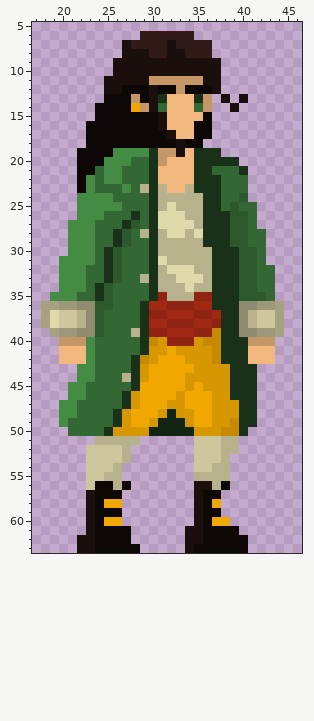
One commit to this pixel-art sprite: assets/characters/player/idle animation/jacques idle5.png. Above, as it was before the edit.
The file is 64x64 pixels. Shown: x 17..46, y 5..63.
New version:
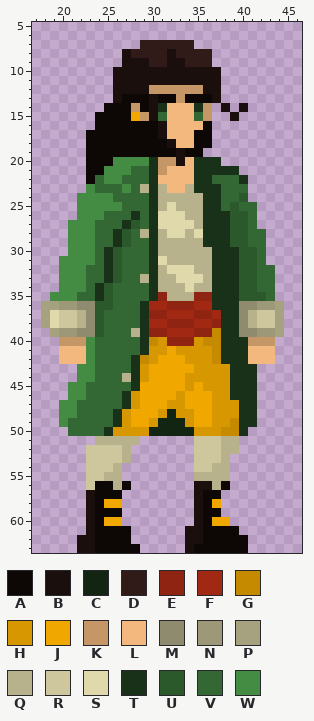
Palette (. is transparent): A #0d0706  B #1b0f0d  C #122412  D #311b19  E #8f2412  F #a12914  G #c58a00  H #d79700  J #f0a800  K #c59666  L #f2b87e  M #8f8b6e  N #9d9878  P #a6a17f  Q #b7b28c  R #cec79d  S #e0d9ab  T #183118  U #2c592c  V #336733  W #448b44
From the commit log: added new version of idle animation (i think it looks nice on 200ms)
Changes in this commit:
@@ x 17..46 @@
  5 ..............................
- 6 ............DDDDDD............
- 7 ..........BDDDDBDDDD..........
- 8 ..........BBBDDBBDDD..........
- 9 .........BBBBBBBBBBBB.........
+ 6 ..............................
+ 7 ............DDDDDD............
+ 8 ..........BDDDDBDDDD..........
+ 9 ..........BBBDDBBDDD..........
 10 .........BBBBBBBBBBBB.........
-11 ........BBBBBKKKKKKBB.........
-12 ........BBAAABAAKAAAB.........
-13 ........AAAKABTLLLTK.B.B......
-14 .......AAAAJKBVLLLVK..B.......
-15 .......AAAAAAABLLLLA..........
-16 ......AAAAAAAABLLLAA..........
-17 ......AAAAAAAAABLLAA..........
-18 ......AAAAAAAAAABAA...........
-19 .....AAAAWWWWTKKBLTTT.........
-20 .....AAAWWWVVTKLLLTTTTT.......
-21 .....AAVWWVVVTLLLLTTVVVT......
-22 .....AWVWWVVVTLLLLTTTVVV......
-23 .....AWVVVWVQTQLLQTTTVVV......
+11 .........BBBBBBBBBBBB.........
+12 .........BBBBKKKKKKBB.........
+13 .........BAAABAAKAAAB.........
+14 ........AAAKABTLLLTK.B.B......
+15 .......AAAAJKBVLLLVK..B.......
+16 .......AAAAAAABLLLLA..........
+17 ......AAAAAAAABLLLAA..........
+18 ......AAAAAAAAABLLAA..........
+19 ......AAAAAAAAAABAA...........
+20 ......AAAWWWWTKKBLTTT.........
+21 ......AAWWWVVTKLLLTTTTT.......
+22 ......AVWWVVVTLLLLTTVVVT......
+23 ......WVVVWVQTQLLQTTTVVV......
 24 .....WWWWVVVVTQQQQQTTVVU......
Pixel boxes of the changes (left, top, right, bottom) in both pictures:
changed: (77, 31, 248, 193)
